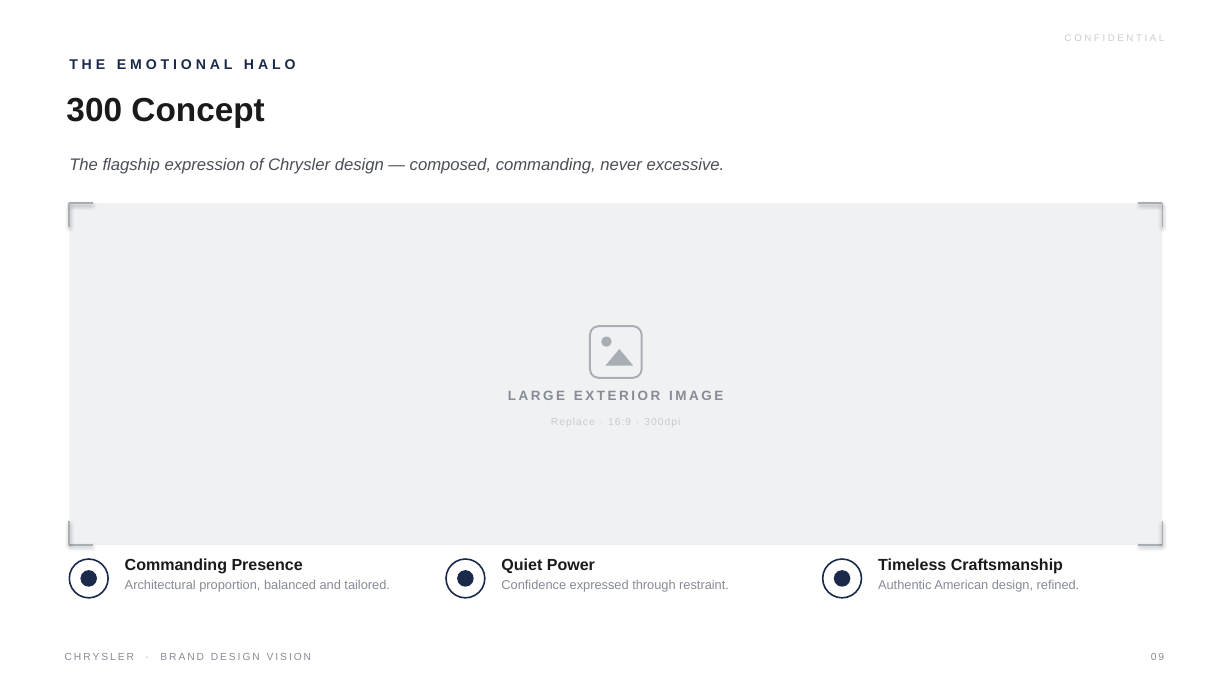
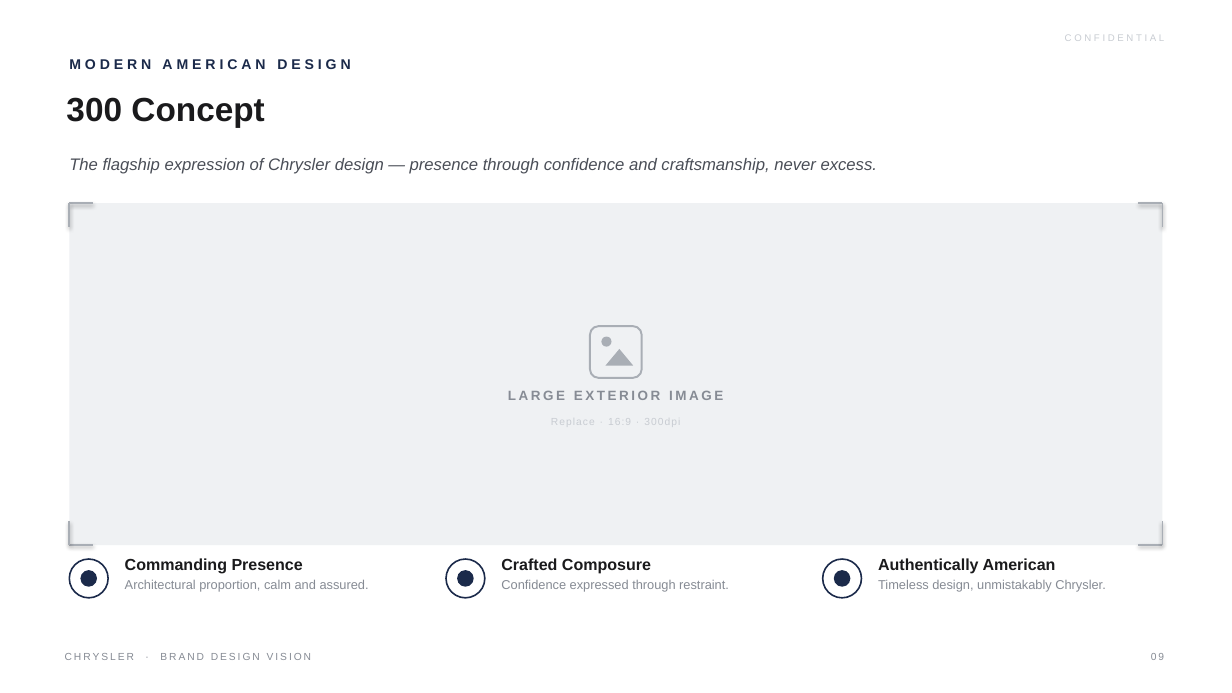
Before and after one commit to LG-Succe55/CLAUDE, a slide deck: slide 9 of Chrysler_Brand_Design_Vision.pptx. Drawn at 1232x693 pixels with LibreOffice and Linux fonts; fonts in the diff are those of the drawing. Boxes give left, top, right and bottom in pixels: in the first picture for what was removed or moved away, otherwise in the second. Text is boxed around its words. In the diff, an @@ line names an element or a change of style, - is before the commit and + after.

```diff
--- a/Chrysler_Brand_Design_Vision.pptx
+++ b/Chrysler_Brand_Design_Vision.pptx
@@ text at [69, 59, 350, 69]: text changed @@
-THE EMOTIONAL HALO
+MODERN AMERICAN DESIGN
@@ text at [69, 158, 877, 174]: text changed @@
-The flagship expression of Chrysler design — composed, commanding, never excessive.
+The flagship expression of Chrysler design — presence through confidence and craftsmanship, never excess.
@@ text at [501, 558, 651, 574]: text changed @@
-Quiet Power
+Crafted Composure
@@ text at [878, 558, 1105, 592]: text changed @@
-Timeless Craftsmanship
-Authentic American design, refined.
+Authentically American
+Timeless design, unmistakably Chrysler.
@@ text at [125, 580, 369, 592]: text changed @@
-Architectural proportion, balanced and tailored.
+Architectural proportion, calm and assured.
```
Also in this commit, not shown: 16 other slides changed, 1 other file.
